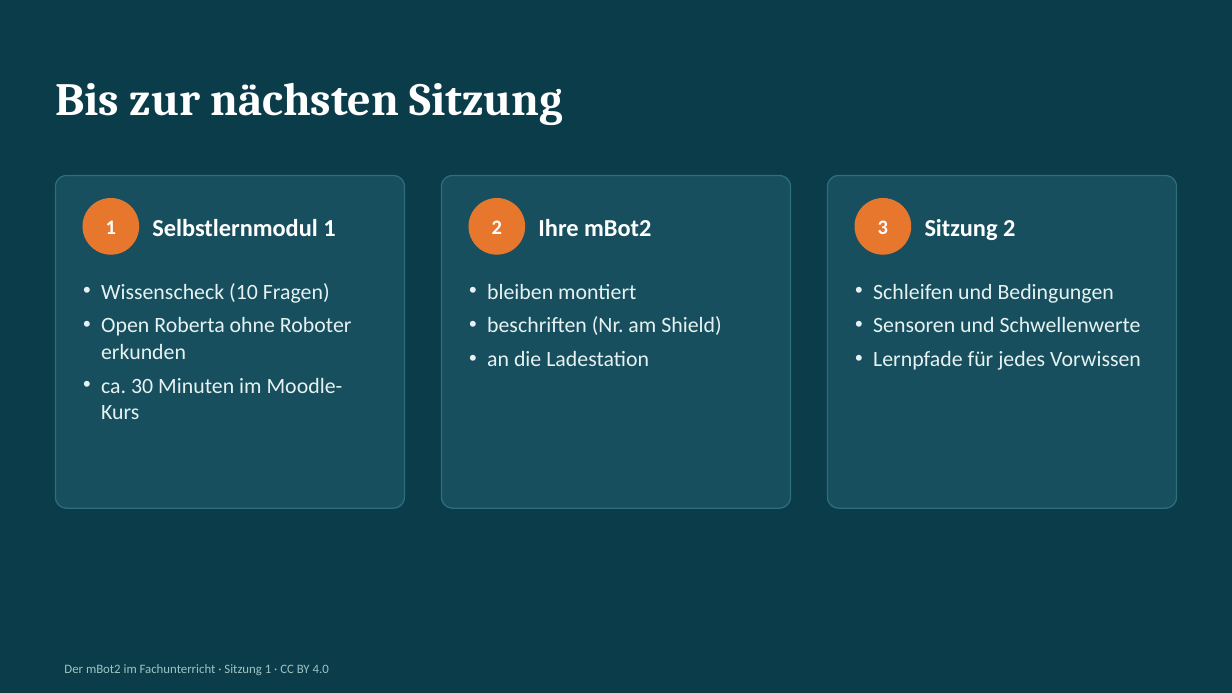
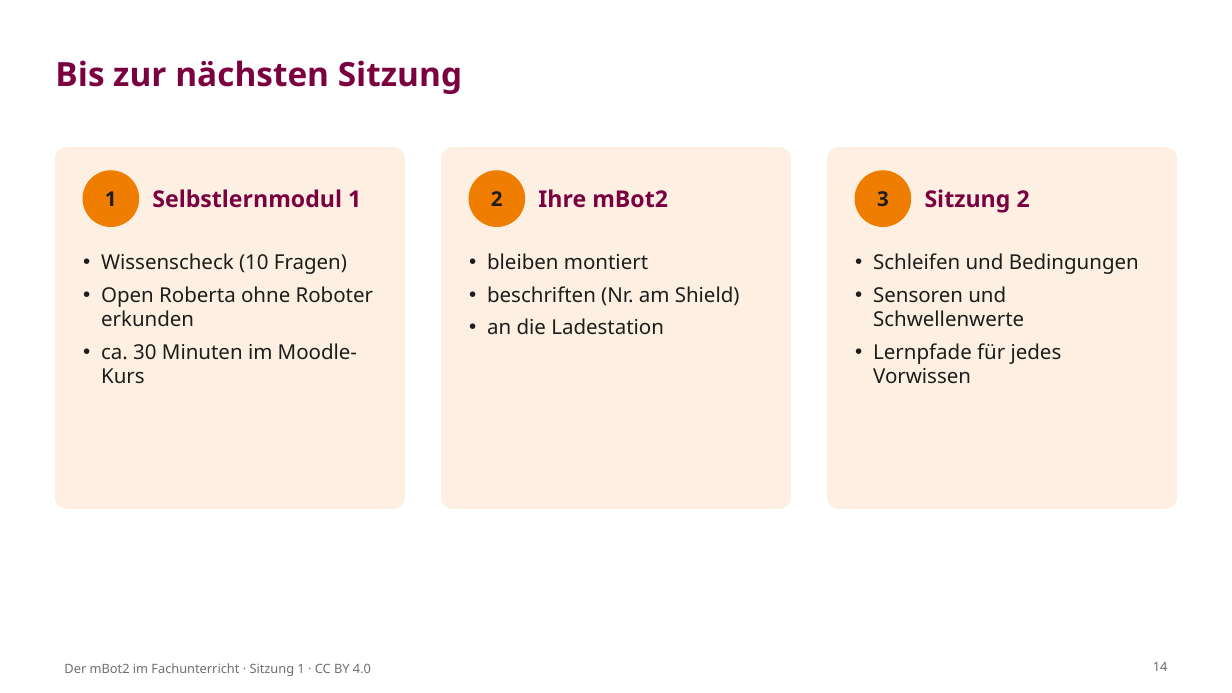
Before and after one commit to OVGU-VET-TechEd/MBOT2_Weiterbildung, a slide deck: slide 14 of Session_1_Aufbau_und_EVA/S1_Folien.pptx. Drawn at 1232x693 pixels with LibreOffice and Linux fonts; fonts in the diff are those of the drawing; background and template pictures are left out. Boxes give left, top, right and bottom in pixels: in the first picture for what was removed or moved away, otherwise in the second. Text is boxed around its words. In the diff, an @@ line names an element or a change of style, - is before the commit and + after.

```diff
--- a/Session_1_Aufbau_und_EVA/S1_Folien.pptx
+++ b/Session_1_Aufbau_und_EVA/S1_Folien.pptx
@@ background #0B3C49 to #FFFFFF @@
@@ title "Bis zur nächsten Sitzung": place and size @@
-title "Bis zur nächsten Sitzung" at <box>55,83,563,125</box>
+title "Bis zur nächsten Sitzung" at <box>55,60,462,94</box>
@@ title "Bis zur nächsten Sitzung" at <box>55,60,462,94</box>: size 36 to 26 pt, font Cambria to Noto Sans, text colour #FFFFFF to #7A003F @@
@@ rounded rectangle: place and size @@
-rounded rectangle at <box>55,176,405,508</box>
+rounded rectangle at <box>55,148,405,508</box>
@@ fill #174F5E to #FDF0E3; outline #2C6E7C 1 pt to #FDF0E3 1 pt; proportions changed in 3 elements at <box>828,148,1177,508</box>, <box>55,148,405,508</box>, <box>442,148,791,508</box> @@
@@ rounded rectangle: place and size @@
-rounded rectangle at <box>442,176,791,508</box>
+rounded rectangle at <box>442,148,791,508</box>
@@ rounded rectangle: place and size @@
-rounded rectangle at <box>828,176,1177,508</box>
+rounded rectangle at <box>828,148,1177,508</box>
@@ 6 texts, 3 ellipses: place and size @@
-6 texts, 3 ellipses at <box>83,199,1015,254</box>
+6 texts, 3 ellipses at <box>83,171,1030,226</box>
@@ font Calibri to Noto Sans, text colour #FFFFFF to #1D1D1B in 3 elements at <box>105,191,117,206</box>, <box>491,191,503,206</box>, <box>877,191,889,206</box> @@
@@ fill #E8772E to #EF7D00; outline #E8772E 1 pt to #EF7D00 1 pt in 3 elements at <box>83,171,139,226</box>, <box>470,171,525,226</box>, <box>856,171,911,226</box> @@
@@ size 19 to 18 pt, font Calibri to Noto Sans, text colour #FFFFFF to #7A003F in 3 elements at <box>152,189,361,208</box>, <box>538,189,668,208</box>, <box>925,189,1030,213</box> @@
@@ text "Wissenscheck (10 Fragen)": place and size @@
-text "Wissenscheck (10 Fragen)" at <box>101,283,352,419</box>
+text "Wissenscheck (10 Fragen)" at <box>101,253,373,383</box>
@@ text "bleiben montiert": place and size @@
-text "bleiben montiert" at <box>487,284,721,366</box>
+text "bleiben montiert" at <box>487,253,740,335</box>
@@ size 17 to 16 pt, font Calibri to Noto Sans, text colour #E6F2F1 to #1D1D1B in 3 elements at <box>101,253,373,383</box>, <box>487,253,740,335</box>, <box>873,253,1139,384</box> @@
@@ text "Schleifen und Bedingungen": place and size @@
-text "Schleifen und Bedingungen" at <box>873,284,1141,370</box>
+text "Schleifen und Bedingungen" at <box>873,253,1139,384</box>
@@ text "Der mBot2 im Fachunterricht · ..." at <box>64,663,371,676</box>: font Calibri to Noto Sans, text colour #9FC3C0 to #706F6F @@
@@ page number added at <box>1153,662,1168,671</box>, 10 pt, text #706F6F @@
+14
```
Also in this commit, not shown: 13 other slides changed, 57 other files.
